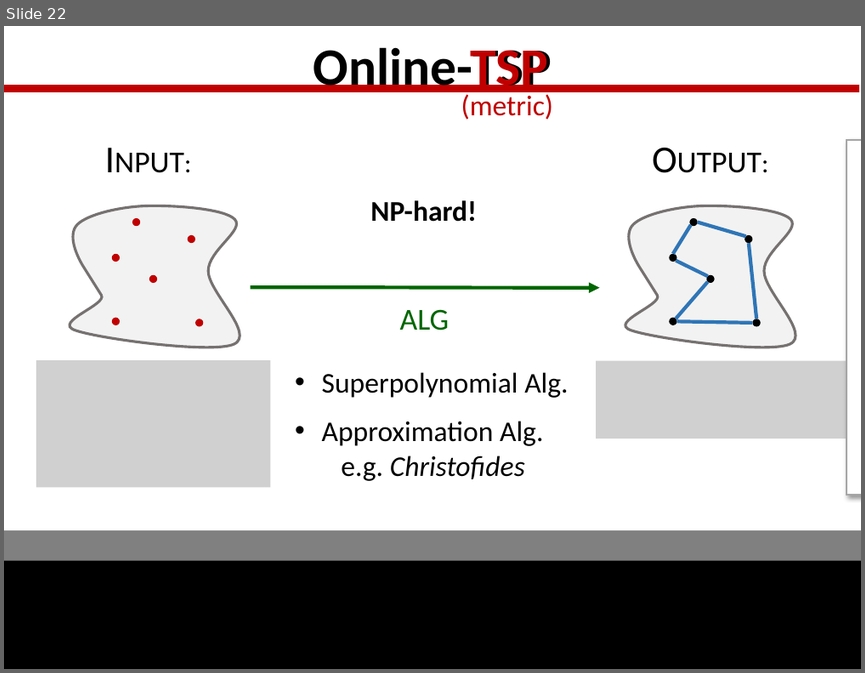
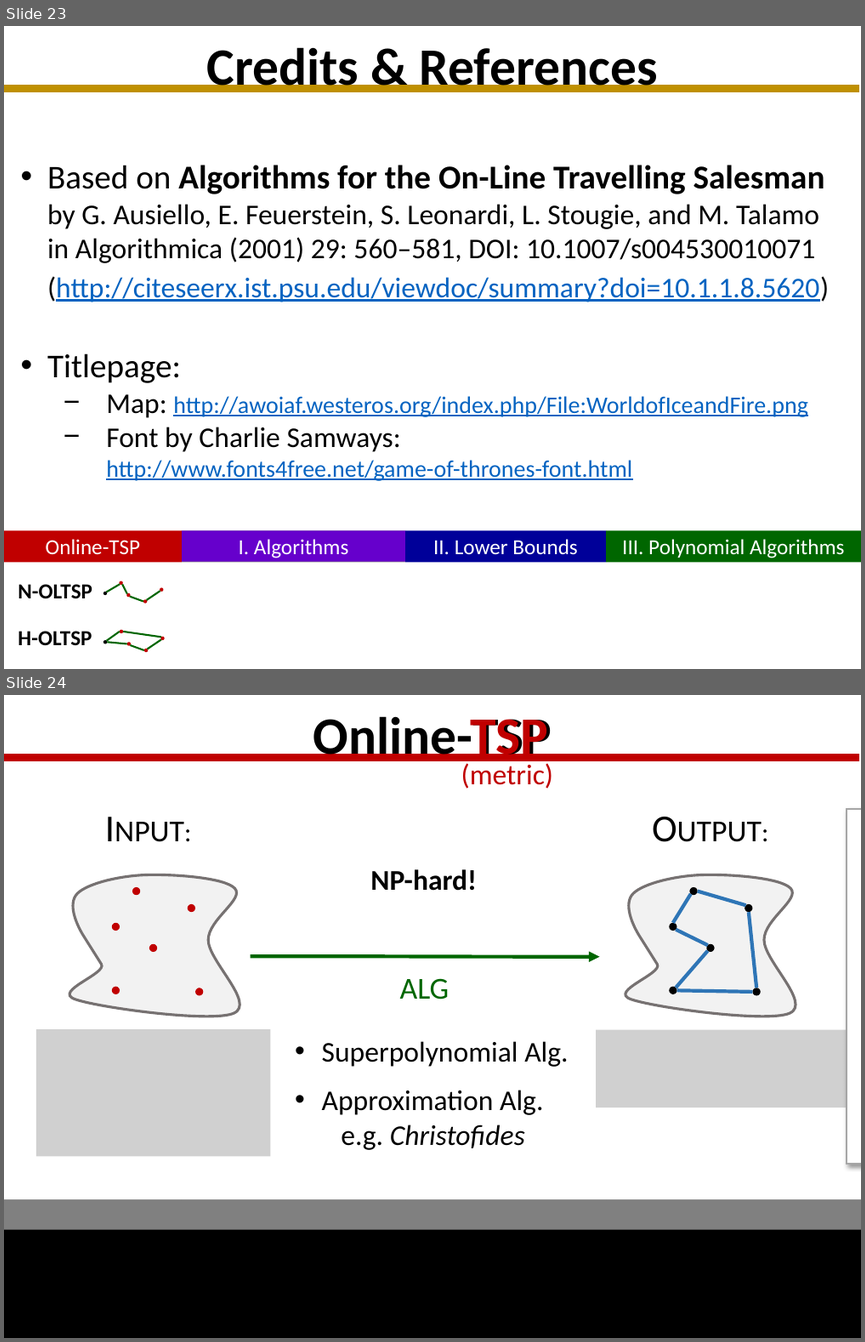
Before and after one commit to GraffL/talk-online-tsp, a slide deck: Präsentation43.pptx. Shown one above the other, each under a label of ours: slide 22 before the commit, slides 23 and 24 after it. The pictures are 865x673 and 865x1342 pixels, drawn with LibreOffice and Linux fonts; fonts in the diff are those of the drawing; grey boxes stand for pictures; background and template pictures are left out. Boxes give left, top, right and bottom in pixels: in the first picture for what was removed or moved away, otherwise in the second. Text is boxed around its words. In the diff, an @@ line names an element or a change of style, - is before the commit and + after.

```diff
--- a/Präsentation43.pptx
+++ b/Präsentation43.pptx
@@ slide 23 added at box(4, 26, 861, 669), background #FFFFFF; not listed: 2 template elements that a slide beside it also shows @@
@@ title added at box(206, 47, 657, 92), 44 pt, text #000000, bold @@
+Credits & References
@@ line added from (4, 89) to (859, 89), #BF9000 6 pt @@
@@ text added at box(47, 165, 828, 481), 24 pt, text #000000 @@
+• Based on Algorithms for the On-Line Travelling Salesman
+  by G. Ausiello, E. Feuerstein, S. Leonardi, L. Stougie, and M. Talamo
+  in Algorithmica (2001) 29: 560–581, DOI: 10.1007/s004530010071
+  (http://citeseerx.ist.psu.edu/viewdoc/summary?doi=10.1.1.8.5620)
+• Titlepage:
+  − Map: http://awoiaf.westeros.org/index.php/File:WorldofIceandFire.png
+  − Font by Charlie Samways:
+    http://www.fonts4free.net/game-of-thrones-font.html
@@ rectangle added at box(4, 531, 182, 562), fill #C00000, 18 pt, text #FFFFFF @@
+Online-TSP
@@ rectangle added at box(182, 531, 405, 562), fill #6600CC, 18 pt, text #FFFFFF @@
+I. Algorithms
@@ rectangle added at box(405, 531, 606, 562), fill #000099, 18 pt, text #FFFFFF @@
+II. Lower Bounds
@@ rectangle added at box(607, 531, 861, 562), fill #006600, 18 pt, text #FFFFFF @@
+III. Polynomial Algorithms
@@ text added at box(18, 584, 92, 598), 18 pt, text #000000, bold @@
+N-OLTSP
@@ group added at box(103, 580, 163, 602): 5 ellipses, 4 lines @@
@@ text added at box(18, 630, 92, 645), 18 pt, text #000000, bold @@
+H-OLTSP
@@ group added at box(103, 630, 164, 652): 5 ellipses, 5 lines @@
@@ what was slide 22 is now slide 24 @@
```
Also in this commit, not shown: 1 slide changed, 1 other slide added.
